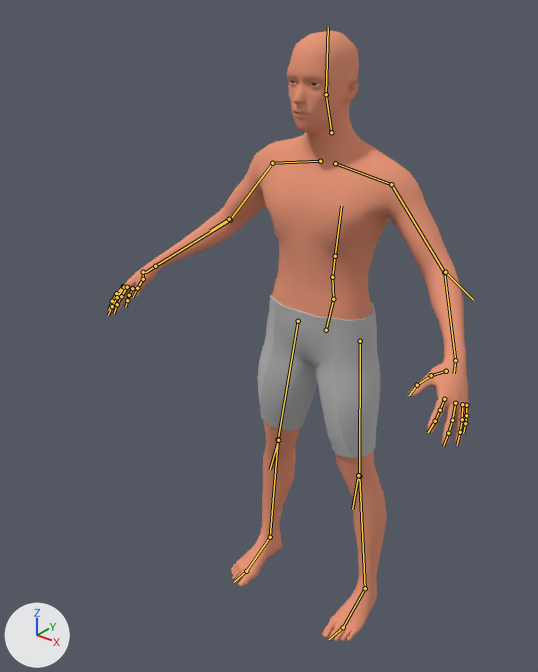
An edit to the Blender file ScoopsField/res/models/bodymodel_.blend, drawn before and after from the same camera.
Before and after are seen from a 50 mm camera at (1.093, -1.639, 1.868) aimed at (-0.039, -0.225, 0.991). The lights are fixed; the arrows at lower left show +X, +Y and +Z. The older version comes first. The bones that change, and the others that lie on the model, are drawn over the model as lines.

Objects in the first picture: 'Human', 'Human.001'.
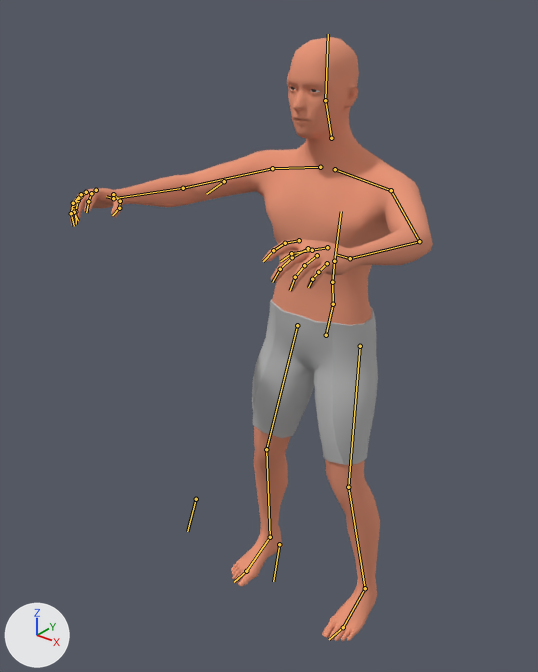
The newer file adds an action. The first version stands in its rest pose; the second is drawn at frame 14 of the action 'turn_right'.

Location of each change, [x1, y1, x2, y2] in pixels of the pictures (538 x 672 px):
'Human', posed: before [107, 30, 469, 641]; after [69, 37, 433, 641]
'Human.001', posed: before [258, 295, 387, 559]; after [252, 299, 380, 564]
bone 'pelvis', root to tip: before (326, 330) to (333, 299); after (326, 335) to (333, 304)
bone 'index_01_l', root to tip: before (444, 399) to (440, 410); after (299, 240) to (285, 243)
bone 'middle_01_l', root to tip: before (455, 403) to (452, 420); after (308, 248) to (292, 257)
bone 'pinky_01_l', root to tip: before (466, 405) to (466, 415); after (327, 263) to (318, 272)
bone 'ring_01_l', root to tip: before (462, 404) to (462, 419); after (317, 255) to (304, 265)
bone 'thumb_02_l', root to tip: before (431, 375) to (417, 385); after (312, 250) to (291, 253)
bone 'index_01_r', root to tip: before (123, 286) to (116, 293); after (96, 190) to (91, 193)
bone 'middle_01_r', root to tip: before (124, 287) to (117, 297); after (86, 192) to (78, 200)
bone 'pinky_01_r', root to tip: before (132, 288) to (129, 295); after (78, 198) to (73, 205)
bone 'ring_01_r', root to tip: before (127, 287) to (121, 296); after (81, 194) to (73, 203)
bone 'thumb_02_r', root to tip: before (143, 279) to (137, 288); after (120, 201) to (119, 208)
bone 'elbow_ik_r', root to tip: before (229, 219) to (210, 231); after (224, 181) to (206, 194)
bone 'hand_ik_l', root to tip: before (455, 360) to (454, 373); after (350, 258) to (336, 254)
bone 'hand_ik_r', root to tip: before (155, 266) to (145, 272); after (113, 198) to (106, 196)
bone 'knee_ik_l', root to tip: before (358, 475) to (352, 509); after (279, 544) to (273, 581)
bone 'knee_ik_r', root to tip: before (278, 440) to (270, 469); after (196, 499) to (187, 531)

The edits, one by one:
Bone 'pelvis' (bone_pelvis) moves from (0.0, 0.0, 0.0) to (0.0, -0.014, -0.005).
Bone 'index_01_l' (bone_index_01_l) moves from (0.0, 0.0, 0.0) to (0.001, 0.003, -0.001).
Bone 'index_01_l' (bone_index_01_l) turns from (0, 0, 0) to (12, 0, 0) degrees about its own x, y and z.
Bone 'middle_01_l' (bone_middle_01_l) moves from (0.0, 0.0, 0.0) to (0.001, 0.002, 0.001).
Bone 'middle_01_l' (bone_middle_01_l) turns from (0, 0, 0) to (18, 0, 0) degrees about its own x, y and z.
Bone 'pinky_01_l' (bone_pinky_01_l) moves from (0.0, 0.0, 0.0) to (0.0, -0.006, 0.0).
Bone 'pinky_01_l' (bone_pinky_01_l) turns from (0, 0, 0) to (25, 0, 0) degrees about its own x, y and z.
Bone 'ring_01_l' (bone_ring_01_l) moves from (0.0, 0.0, 0.0) to (0.0, 0.0, 0.001).
Bone 'ring_01_l' (bone_ring_01_l) turns from (0, 0, 0) to (22, 0, 0) degrees about its own x, y and z.
Bone 'thumb_02_l' (bone_thumb_02_l) turns from (0, 0, 0) to (15, 0, 0) degrees about its own x, y and z.
Bone 'elbow_ik_l' (bone_elbow_ik_l) moves from (0.0, 0.0, 0.0) to (-0.059, 0.107, 0.223).
Bone 'index_01_r' (bone_index_01_r) moves from (0.0, 0.0, 0.0) to (-0.001, 0.003, -0.001).
Bone 'index_01_r' (bone_index_01_r) turns from (0, 0, 0) to (12, 0, 0) degrees about its own x, y and z.
Bone 'middle_01_r' (bone_middle_01_r) moves from (0.0, 0.0, 0.0) to (-0.001, 0.002, 0.001).
Bone 'middle_01_r' (bone_middle_01_r) turns from (0, 0, 0) to (18, 0, 0) degrees about its own x, y and z.
Bone 'pinky_01_r' (bone_pinky_01_r) moves from (0.0, 0.0, 0.0) to (0.0, -0.006, 0.0).
Bone 'pinky_01_r' (bone_pinky_01_r) turns from (0, 0, 0) to (25, 0, 0) degrees about its own x, y and z.
Bone 'ring_01_r' (bone_ring_01_r) moves from (0.0, 0.0, 0.0) to (0.0, 0.0, 0.001).
Bone 'ring_01_r' (bone_ring_01_r) turns from (0, 0, 0) to (22, 0, 0) degrees about its own x, y and z.
Bone 'thumb_02_r' (bone_thumb_02_r) turns from (0, 0, 0) to (15, 0, 0) degrees about its own x, y and z.
Bone 'elbow_ik_r' (bone_elbow_ik_r) moves from (0.0, 0.0, 0.0) to (0.059, 0.107, 0.223).
Bone 'hand_ik_l' (bone_hand_ik_l) moves from (0.0, 0.0, 0.0) to (-0.385, 0.028, 0.145).
Bone 'hand_ik_l' (bone_hand_ik_l) turns from (0, 0, 0) to (31, 8, 66) degrees about its own x, y and z.
Bone 'hand_ik_r' (bone_hand_ik_r) moves from (0.0, 0.0, 0.0) to (0.385, 0.028, 0.145).
Bone 'hand_ik_r' (bone_hand_ik_r) turns from (0, 0, 0) to (31, -8, -66) degrees about its own x, y and z.
Bone 'knee_ik_l' (bone_knee_ik_l) moves from (0.0, 0.0, 0.0) to (-0.141, 0.126, -0.337).
Bone 'knee_ik_r' (bone_knee_ik_r) moves from (0.0, 0.0, 0.0) to (0.141, 0.126, -0.337).
